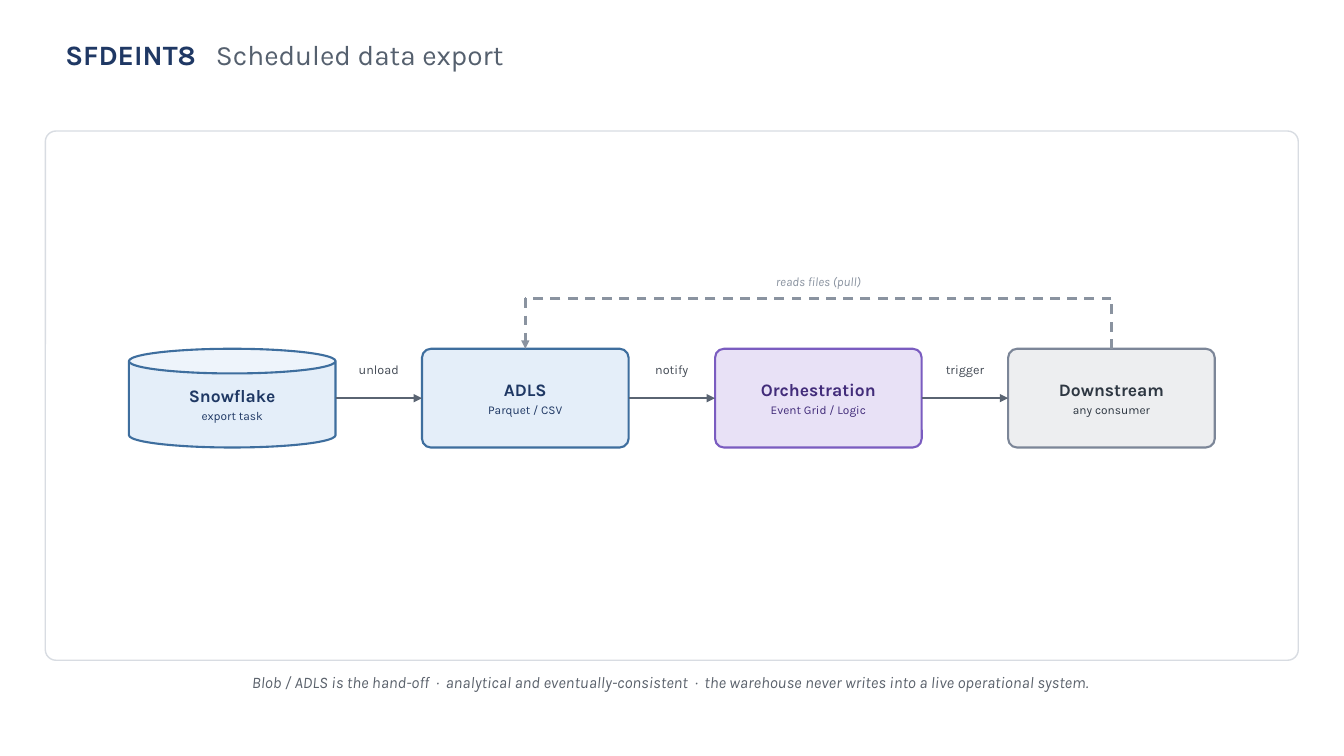
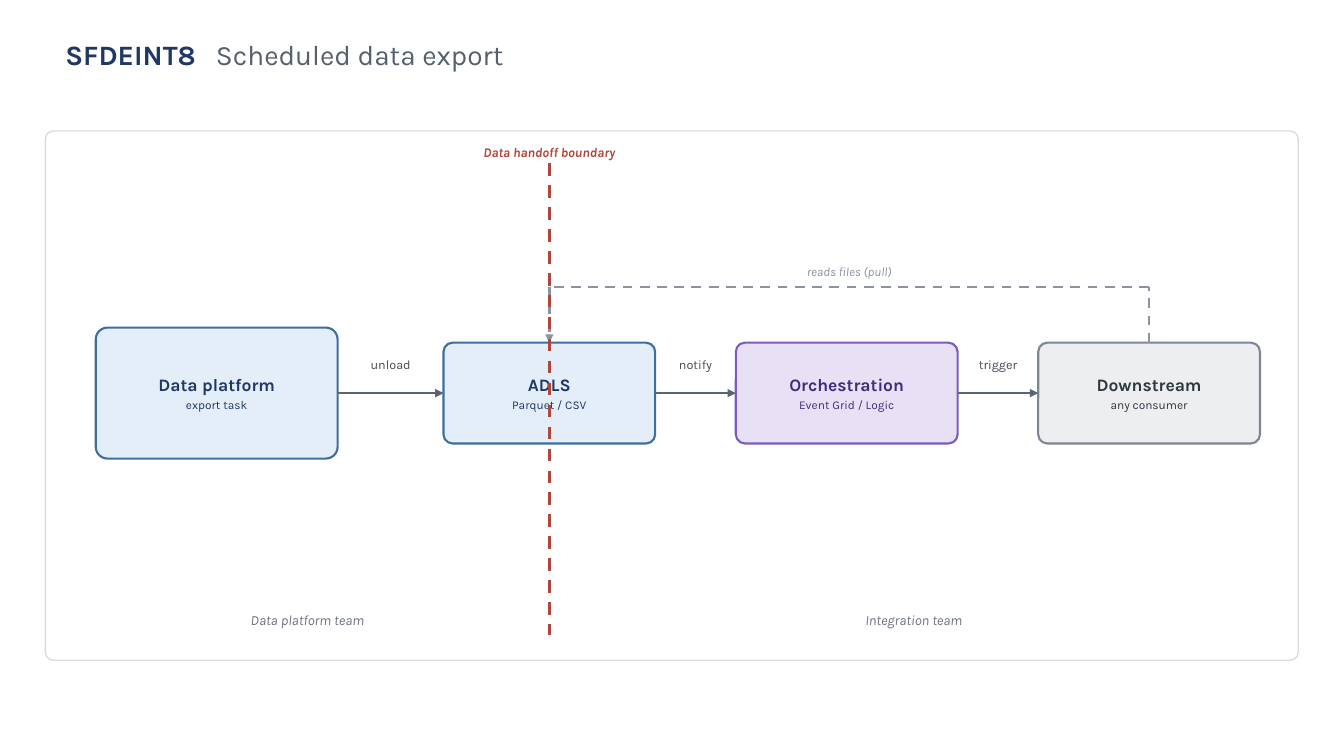
Before and after one commit to xpuneet/Pers, a slide deck: slide 29 of Chaucer_Integration_Pattern_Diagrams_Editable.pptx (slide 30 before the commit). Drawn at 1344x756 pixels with LibreOffice and Linux fonts; fonts in the diff are those of the drawing. Boxes give left, top, right and bottom in pixels: in the first picture for what was removed or moved away, otherwise in the second. Text is boxed around its words. In the diff, an @@ line names an element or a change of style, - is before the commit and + after.

```diff
--- a/Chaucer_Integration_Pattern_Diagrams_Editable.pptx
+++ b/Chaucer_Integration_Pattern_Diagrams_Editable.pptx
@@ rounded rectangle at bbox=[45, 131, 1299, 660]: proportions changed @@
@@ text added at bbox=[483, 148, 615, 161], 9.5 pt, text #B0453B, bold, italic @@
+Data handoff boundary
@@ line added from (549, 163) to (549, 635), #B0453B 2.25 pt dashed @@
@@ text "reads files (pull)": place and size @@
-text "reads files (pull)" at bbox=[776, 277, 861, 289]
+text "reads files (pull)" at bbox=[807, 267, 892, 279]
@@ line moved from (1112, 298) - (525, 298) to (1149, 287) - (549, 287) @@
@@ arrow moved from (525, 298) - (525, 349) to (549, 287) - (549, 343) @@
@@ line moved from (1112, 349) - (1112, 298) to (1149, 343) - (1149, 287) @@
@@ rounded rectangle "Data platform": place and size @@
-rounded rectangle "Data platform" at bbox=[129, 349, 336, 448]
+rounded rectangle "Data platform" at bbox=[96, 328, 338, 459]
@@ rounded rectangle "Data platform" at bbox=[96, 328, 338, 459]: cylinder to rounded rectangle @@
@@ text "unload": place and size @@
-text "unload" at bbox=[359, 365, 399, 374]
+text "unload" at bbox=[371, 360, 411, 369]
@@ rounded rectangle "ADLS": place and size @@
-rounded rectangle "ADLS" at bbox=[422, 349, 629, 448]
+rounded rectangle "ADLS" at bbox=[444, 343, 655, 444]
@@ text "notify": place and size @@
-text "notify" at bbox=[655, 365, 688, 377]
+text "notify" at bbox=[679, 360, 712, 372]
@@ rounded rectangle "Orchestration": place and size @@
-rounded rectangle "Orchestration" at bbox=[715, 349, 922, 448]
+rounded rectangle "Orchestration" at bbox=[736, 343, 958, 444]
@@ text "trigger": place and size @@
-text "trigger" at bbox=[946, 365, 984, 377]
+text "trigger" at bbox=[979, 360, 1017, 372]
@@ rounded rectangle "Downstream": place and size @@
-rounded rectangle "Downstream" at bbox=[1008, 349, 1215, 448]
+rounded rectangle "Downstream" at bbox=[1038, 343, 1260, 444]
@@ text in rounded rectangle at bbox=[158, 379, 275, 395]: text changed @@
-Snowflake
+Data platform
@@ arrow moved from (336, 398) - (422, 398) to (338, 393) - (444, 393) @@
@@ arrow moved from (629, 398) - (715, 398) to (655, 393) - (736, 393) @@
@@ arrow moved from (922, 398) - (1008, 398) to (958, 393) - (1038, 393) @@
@@ text added at bbox=[251, 615, 364, 628], 10 pt, text #6B7280, italic @@
+Data platform team
@@ text added at bbox=[865, 615, 962, 629], 10 pt, text #6B7280, italic @@
+Integration team
@@ text removed at bbox=[252, 677, 1088, 692] @@
-Blob / ADLS is the hand-off · analytical and eventually-consistent · the warehouse never writes into a live operational system.
```
Also in this commit, not shown: 5 other slides changed, 1 slide removed.
